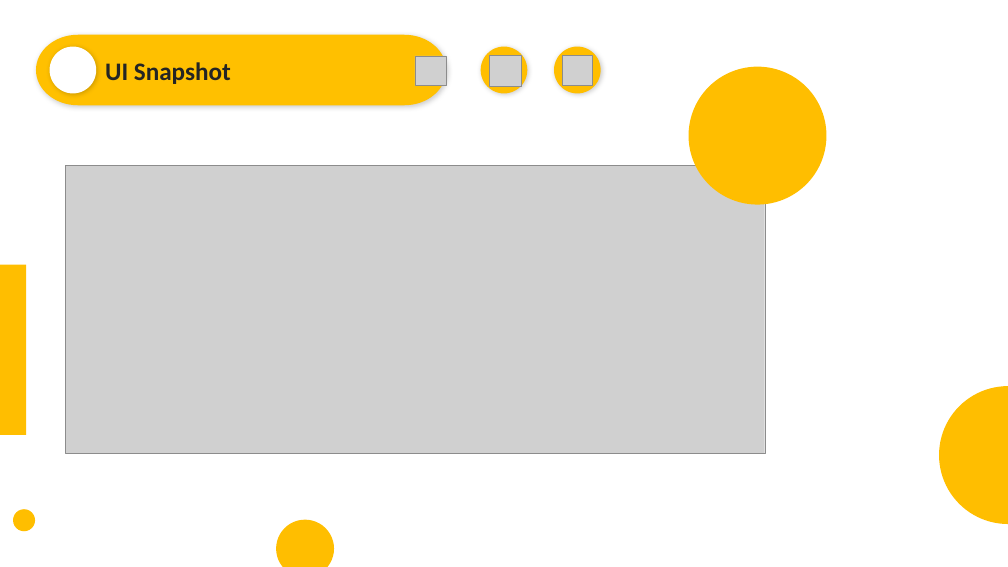
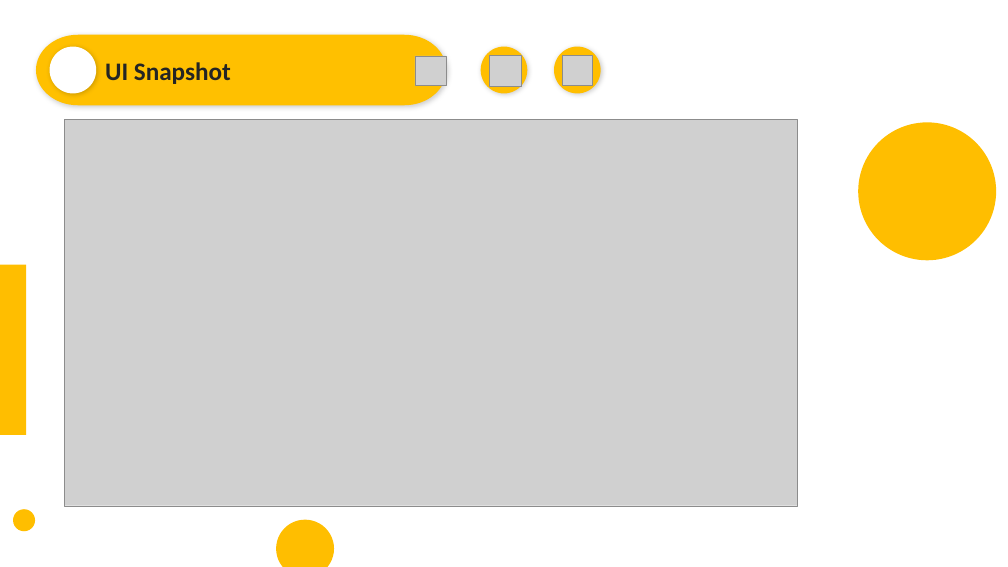
Before and after one commit to KashifWebDev/VU-FYP, a slide deck: slide 7 of FYP_ppt_v1.pptx. Drawn at 1008x567 pixels with LibreOffice and Linux fonts; fonts in the diff are those of the drawing; grey boxes stand for pictures. Boxes give left, top, right and bottom in pixels: in the first picture for what was removed or moved away, otherwise in the second. Text is boxed around its words. In the diff, an @@ line names an element or a change of style, - is before the commit and + after.

Commit message:
t
tm

```diff
--- a/FYP_ppt_v1.pptx
+++ b/FYP_ppt_v1.pptx
@@ ellipse removed at [689,67,827,204] @@
@@ picture: place and size @@
-picture at [65,165,765,453]
+picture at [64,119,797,506]
@@ ellipse: place and size @@
-ellipse at [939,386,1008,524]
+ellipse at [858,122,996,260]
```
Also in this commit, not shown: 2 other slides changed.
